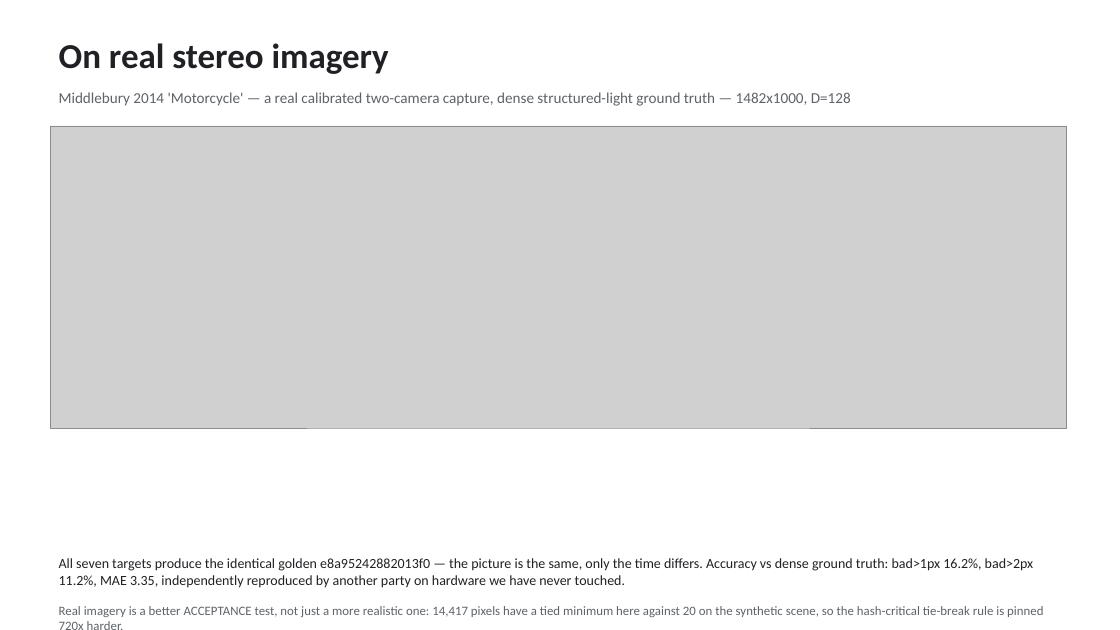
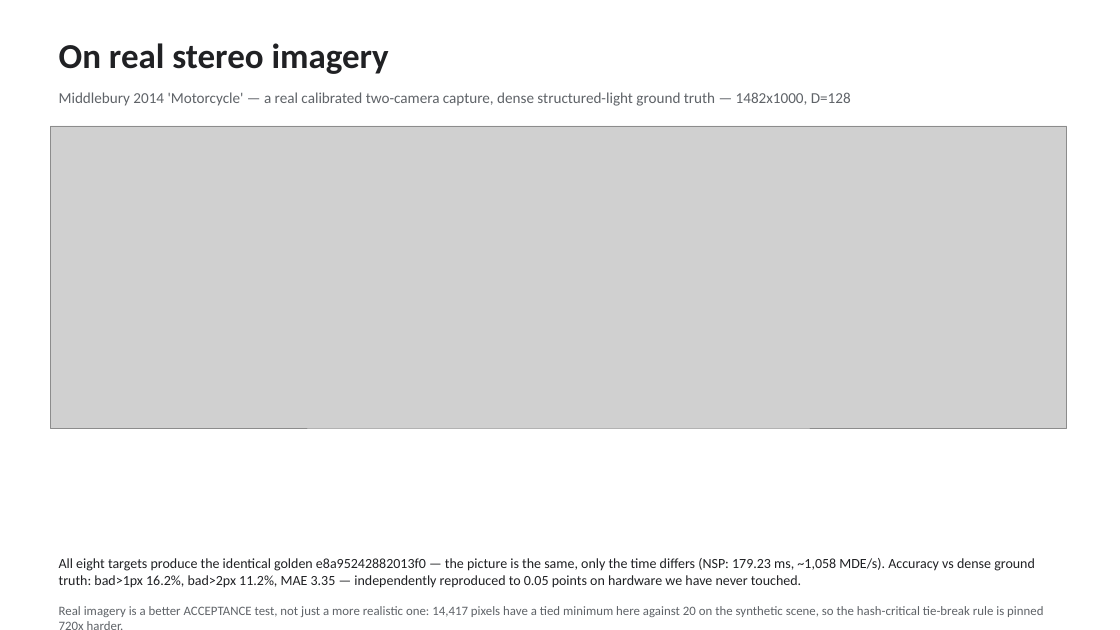
Before and after one commit to kylefoxaustin/sgm-bench, a slide deck: slide 16 of docs/sgm-results.pptx. Drawn at 1120x630 pixels with LibreOffice and Linux fonts; fonts in the diff are those of the drawing; grey boxes stand for pictures. Boxes give left, top, right and bottom in pixels: in the first picture for what was removed or moved away, otherwise in the second. Text is boxed around its words. In the diff, an @@ line names an element or a change of style, - is before the commit and + after.

Commit message:
real imagery: the NSP joins (eight targets), accuracy independently reproduced
The qualcomm session's HVX run on the current Motorcycle scene: 179.23 ms
median of five (1.2% spread), ~1,058 MDE/s, golden e8a95242882013f0 matched
5/5 with the staged golden's FNV and left.pgm's sha256 re-derived against the
published values first. Their independent accuracy scoring agrees with ours
to 0.05 points on all three metrics -- the current scene's accuracy is no
longer ours alone.

```diff
--- a/docs/sgm-results.pptx
+++ b/docs/sgm-results.pptx
@@ text at (x1=59, y1=558, x2=1035, y2=588): text changed @@
-All seven targets produce the identical golden e8a95242882013f0 — the picture is the same, only the time differs. Accuracy vs dense ground truth: bad>1px 16.2%, bad>2px 11.2%, MAE 3.35, independently reproduced by another party on hardware we have never touched.
+All eight targets produce the identical golden e8a95242882013f0 — the picture is the same, only the time differs (NSP: 179.23 ms, ~1,058 MDE/s). Accuracy vs dense ground truth: bad>1px 16.2%, bad>2px 11.2%, MAE 3.35 — independently reproduced to 0.05 points on hardware we have never touched.
```
Also in this commit, not shown: 2 other files.
